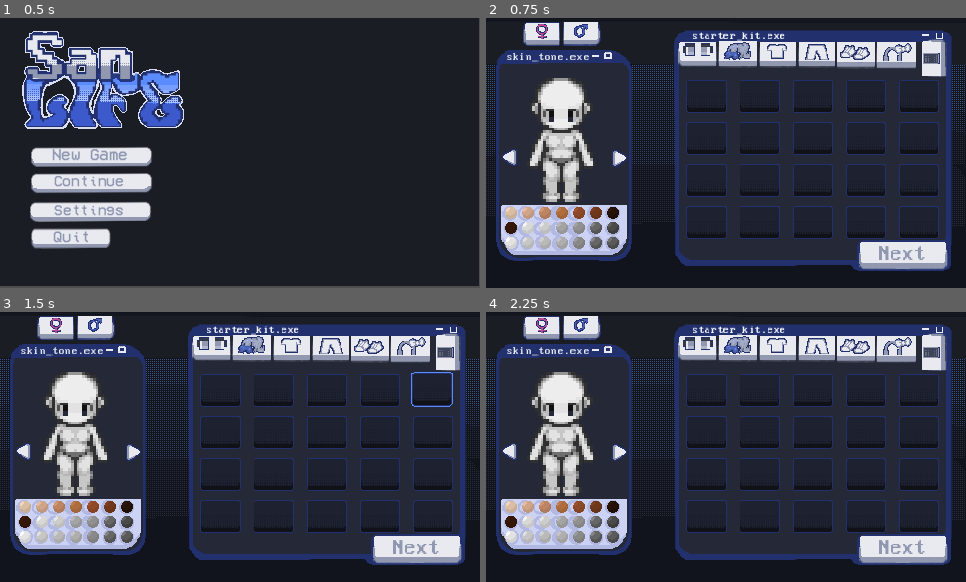
Above: before the commit, frames 1-4 (two rows, left to right).
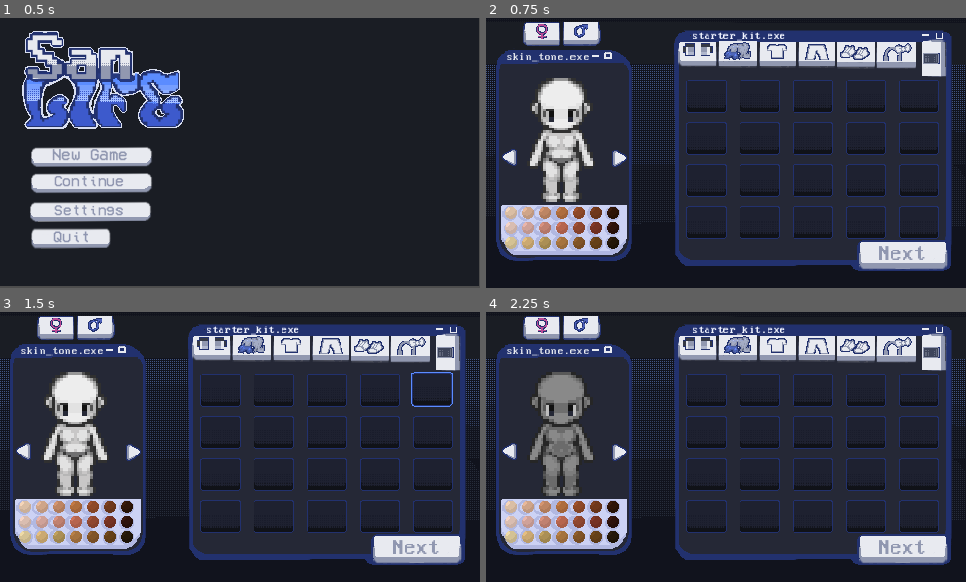
Above: after the commit, the same moments.

Repository: darkdoll4/SanLife
Game: Godot game, scene res://scenes/main_menu.tscn
Two runs of this game, one before a commit and one after it. Both use one fixed random seed, a clock stepped at 60 frames per second and the inputs below.
Inputs (mouse positions are in pixels of both pictures, inside the frame that each line leads up to):
- Up to frame 1 (0.5 s): no input
- Up to frame 2 (0.75 s): click (577, 158) at 0.5 s
- Up to frame 3 (1.5 s): click (432, 390) at 1.25 s
- Up to frame 4 (2.25 s): click (610, 536) at 2 s

Frame 1 is identical in both runs. In frame 2, 1.2% of the frame differs, in the area x 3-28%, y 75-86%; in frame 3, 1.2%; in frame 4, 4.5%, in the area x 3-28%, y 22-86%.

Commit message:
brightened, tweaked with swatches, fixed

Diff:
--- a/san-life/scenes/character_creator.gd
+++ b/san-life/scenes/character_creator.gd
@@ -13,8 +13,21 @@
 	{color = Color("#c47a45"), dark = false},
 	{color = Color("#a0522d"), dark = true},
 	{color = Color("#7d3f1e"), dark = true},
-	{color = Color("#5c2a0e"), dark = true},
-	{color = Color("#3b1a08"), dark = true},
+	{color = Color("733614ff"), dark = true},
+	{color = Color("f4d4c7ff"), dark = false},
+	{color = Color("e9b6acff"), dark = false},
+	{color = Color("d8917eff"), dark = false},
+	{color = Color("cd7258ff"), dark = false},
+	{color = Color("a15035ff"), dark = true},
+	{color = Color("843826ff"), dark = true},
+	{color = Color("702e1dff"), dark = true},
+	{color = Color("eedaa6ff"), dark = false},
+	{color = Color("e4be80ff"), dark = false},
+	{color = Color("c0a15fff"), dark = false},
+	{color = Color("b98146ff"), dark = false},
+	{color = Color("905e2cff"), dark = true},
+	{color = Color("71481bff"), dark = true},
+	{color = Color("583b17ff"), dark = true},
 ]
 
 
--- a/san-life/scenes/character_creator.tscn
+++ b/san-life/scenes/character_creator.tscn
@@ -378,12 +378,11 @@
 texture_normal = ExtResource("31_axsho")
 
 [node name="skintone6" type="TextureButton" parent="skintoneSwatches" unique_id=1009374862]
-modulate = Color(0.4198129, 0.41981322, 0.4198131, 1)
+modulate = Color(0.5370113, 0.5370113, 0.5370112, 1)
 layout_mode = 2
 texture_normal = ExtResource("31_axsho")
 
 [node name="skintone7" type="TextureButton" parent="skintoneSwatches" unique_id=1656382911]
-modulate = Color(0.7539839, 0.75398386, 0.75398386, 1)
 layout_mode = 2
 texture_normal = ExtResource("29_1uaso")
 
@@ -412,11 +411,11 @@
 texture_normal = ExtResource("31_axsho")
 
 [node name="skintone13" type="TextureButton" parent="skintoneSwatches" unique_id=123540842]
-layout_mode = 2
-texture_normal = ExtResource("29_1uaso")
+modulate = Color(0.53303695, 0.53303665, 0.5330367, 1)
+layout_mode = 2
+texture_normal = ExtResource("31_axsho")
 
 [node name="skintone14" type="TextureButton" parent="skintoneSwatches" unique_id=1815716350]
-modulate = Color(0.7204674, 0.7204675, 0.7204674, 1)
 layout_mode = 2
 texture_normal = ExtResource("29_1uaso")
 
@@ -445,12 +444,12 @@
 texture_normal = ExtResource("31_axsho")
 
 [node name="skintone20" type="TextureButton" parent="skintoneSwatches" unique_id=1488304843]
+modulate = Color(0.5649617, 0.5649616, 0.5649616, 1)
+layout_mode = 2
+texture_normal = ExtResource("31_axsho")
+
+[node name="skintone21" type="TextureButton" parent="skintoneSwatches" unique_id=698292978]
 layout_mode = 2
 texture_normal = ExtResource("29_1uaso")
 
-[node name="skintone21" type="TextureButton" parent="skintoneSwatches" unique_id=698292978]
-modulate = Color(0.8848981, 0.8848981, 0.8848981, 1)
-layout_mode = 2
-texture_normal = ExtResource("29_1uaso")
-
 [connection signal="pressed" from="next button" to="." method="_on_next_button_pressed"]
